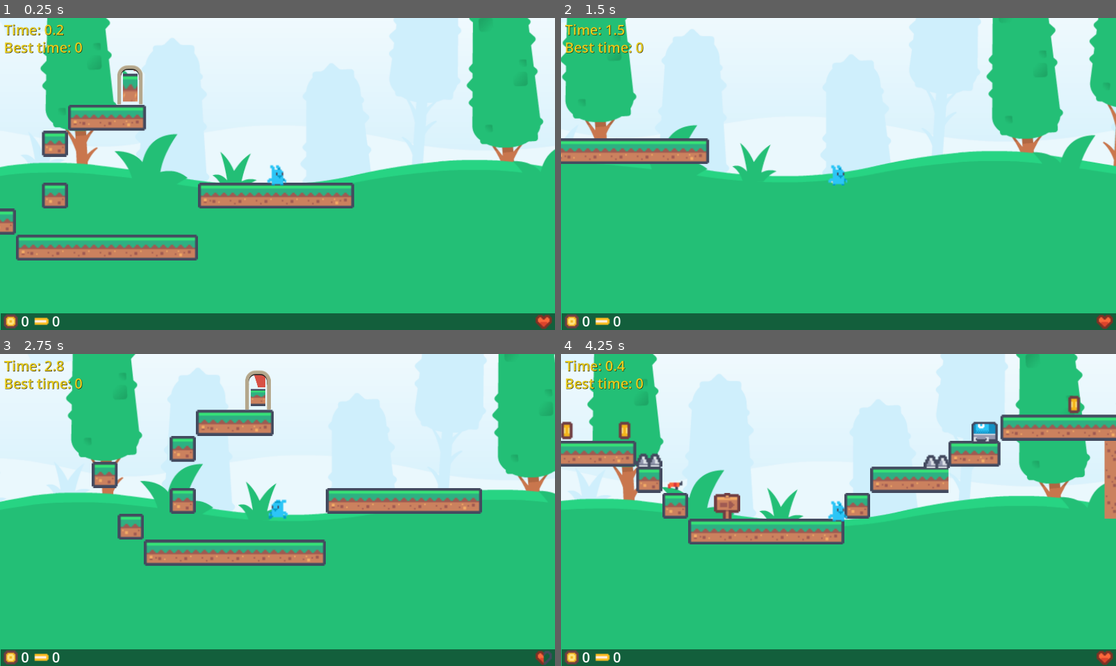
Above: before the commit, frames 1-4 (two rows, left to right).
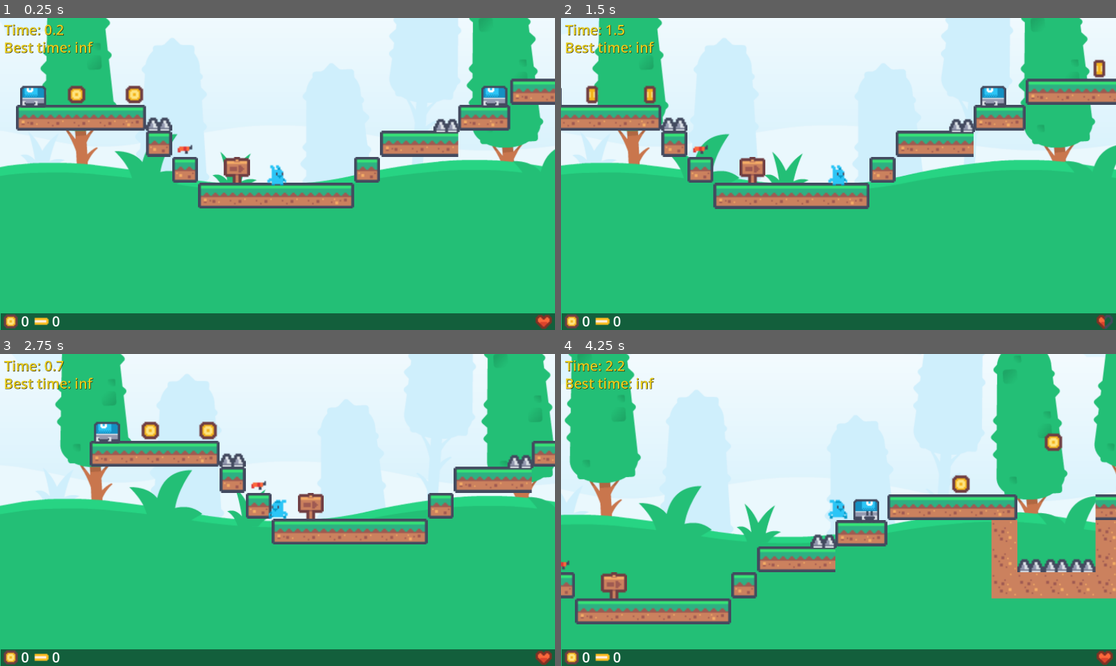
Above: after the commit, the same moments.

Repository: T-oo-T/game-development-final-project
Game: Godot game, scene res://Scenes/main.tscn
Two runs of this game, one before a commit and one after it. Both use one fixed random seed, a clock stepped at 60 frames per second and the inputs below. The engine's default icon, where the game draws it, is replaced by a stand-in: a white triangle on a blue panel in a dark square.
Inputs:
- Up to frame 1 (0.25 s): no input
- Up to frame 2 (1.5 s): hold Right (right) from 0.53 s (still down); tap Space (shoot) at 0.6, 1.35 s; tap Up (jump) at 0.77 s
- Up to frame 3 (2.75 s): tap Up (jump) at 1.52 s; release Right (right) at 2.03 s; hold Left (left) from 2.03 s (still down); tap Space (shoot) at 2.1 s
- Up to frame 4 (4.25 s): release Left (left) at 2.78 s; hold Right (right) from 2.78 s (still down); tap Space (shoot) at 2.85, 3.6 s; tap Up (jump) at 3.02, 3.77 s

The runs differ from the first frame. In frame 1, 9.4% of the frame differs, in the area x 0-100%, y 7-78%; in frame 2, 25%; in frame 3, 20%; in frame 4, 33%, in the area x 0-100%, y 0-87%.

Commit message:
record best times

Diff:
--- a/Scenes/main.tscn
+++ b/Scenes/main.tscn
@@ -20,3 +20,5 @@
 scale = Vector2(0.5, 0.5)
 texture = ExtResource("3_8gbba")
 centered = false
+
+[connection signal="restart_game" from="UI" to="." method="_on_ui_restart_game"]
--- a/Scenes/ui.tscn
+++ b/Scenes/ui.tscn
@@ -94,9 +94,9 @@
 
 [node name="Victory" type="ColorRect" parent="."]
 visible = false
-offset_left = 557.0
+offset_left = 294.0
 offset_top = 77.0
-offset_right = 1346.0
+offset_right = 1716.0
 offset_bottom = 902.0
 color = Color(0.0627451, 1, 1, 1)
 
@@ -139,3 +139,14 @@
 theme_override_colors/font_color = Color(0, 0, 0, 1)
 theme_override_font_sizes/font_size = 70
 text = "Map 3:"
+
+[node name="Restart" type="Button" parent="Victory"]
+layout_mode = 0
+offset_left = 76.0
+offset_top = 526.0
+offset_right = 593.0
+offset_bottom = 662.0
+theme_override_font_sizes/font_size = 70
+text = "Play again"
+
+[connection signal="pressed" from="Victory/Restart" to="." method="_on_restart_pressed"]
--- a/Scenes/victory.tscn
+++ /dev/null
@@ -1,43 +0,0 @@
-[gd_scene load_steps=2 format=3 uid="uid://d3tqdth7qggto"]
-
-[sub_resource type="GDScript" id="GDScript_3yok3"]
-script/source = "extends Control
-
-
-# Called when the node enters the scene tree for the first time.
-func _ready() -> void:
-	print(\"display stats\",str(Stats.get_stats()))
-	pass # Replace with function body.
-
-
-# Called every frame. 'delta' is the elapsed time since the previous frame.
-func _process(delta: float) -> void:
-	pass
-"
-
-[node name="Victory" type="Control"]
-layout_mode = 3
-anchors_preset = 15
-anchor_right = 1.0
-anchor_bottom = 1.0
-grow_horizontal = 2
-grow_vertical = 2
-script = SubResource("GDScript_3yok3")
-
-[node name="ColorRect" type="ColorRect" parent="."]
-layout_mode = 0
-offset_left = 557.0
-offset_top = 77.0
-offset_right = 1346.0
-offset_bottom = 902.0
-color = Color(0.0627451, 1, 1, 1)
-
-[node name="Label" type="Label" parent="ColorRect"]
-layout_mode = 0
-offset_left = 72.0
-offset_top = 30.0
-offset_right = 694.0
-offset_bottom = 126.0
-theme_override_colors/font_color = Color(0, 0, 0, 1)
-theme_override_font_sizes/font_size = 70
-text = "You win the game!"
--- a/Scripts/main.gd
+++ b/Scripts/main.gd
@@ -6,21 +6,33 @@
 	preload("res://Scenes/map3.tscn"),
 ]
 
-const VICTORY_SCENE = preload("res://Scenes/victory.tscn")
-
 var current_level_index: int
 var current_level
 var start_time: float
 var game_timer: Timer
 var elapsed_time: float
+var stats
+var best_times
+var current_times
+const FILE_PATH = "user://stats.txt"
 
 # Called when the node enters the scene tree for the first time.
 func _ready() -> void:
 	current_level = null
-	current_level_index = 2
+	current_level_index = 0
 	elapsed_time = 0
+	#print(OS.get_data_dir())
+
+	if not FileAccess.file_exists(FILE_PATH):
+		print("stats file does not exists, init as empty stats")
+		var file = FileAccess.open(FILE_PATH, FileAccess.WRITE)
+		file.store_var([INF, INF, INF])
+
+	best_times = FileAccess.open(FILE_PATH, FileAccess.READ).get_var()
+	current_times = [INF, INF, INF]
 	_load_level(current_level_index)
-	#Sound.play("main_music")
+	Sound.play("main_music")
+
 
 func _load_level(level_idx: int) -> void:
 	# remove old level if it exists
@@ -33,7 +45,7 @@
 	current_level.update_score.connect(_update_score)
 	current_level.update_lives.connect(_update_lives)
 	current_level.update_bullet_count.connect(_update_bullet_count)
-	current_level.game_over.connect(_game_over)
+	current_level.game_over.connect(_restart_game)
 	add_child(current_level)
 
 	# start timer
@@ -45,13 +57,15 @@
 	game_timer.start()
 	add_child(game_timer)
 
+	$UI.set_best_time(best_times[level_idx])
+
 
 func _update_elapsed_time() -> void:
 	var current_time = Time.get_unix_time_from_system()
 	elapsed_time = current_time - start_time
 	$UI.set_elapsed_time(elapsed_time)
 
-func _game_over() -> void:
+func _restart_game() -> void:
 	current_level_index = 0
 	_load_level(0)
 
@@ -65,13 +79,25 @@
 	$UI.set_lives(lives)
 
 func _on_player_reached_portal() -> void:
-	Stats.set_time(current_level_index, elapsed_time)
+	current_times[current_level_index] = elapsed_time
 
 	if current_level_index == MAPS.size() - 1:
 		current_level.queue_free()
-		game_timer.stop()
-		$UI.show_stats()
+		remove_child(game_timer)
+
+		for i in range(current_times.size()):
+			if current_times[i] < best_times[i]:
+				best_times[i] = current_times[i]
+
+		var file = FileAccess.open(FILE_PATH, FileAccess.WRITE)
+		file.store_var(best_times)
+		$UI.show_stats(current_times, best_times)
 	else:
 		# use call_deferred to get rid of warning
 		current_level_index += 1
 		call_deferred("_load_level", current_level_index)
+
+
+func _on_ui_restart_game() -> void:
+	$UI.hide_stats()
+	_restart_game()
--- a/Scripts/stats.gd
+++ /dev/null
@@ -1,12 +0,0 @@
-extends Node
-
-var stats = []
-
-func _ready() -> void:
-	stats = [-1.0, -1.0, -1.0]
-
-func set_time(map_index: int, time: float) -> void:
-	stats[map_index] = time
-
-func get_stats() -> Array:
-	return stats
--- a/Scripts/ui.gd
+++ b/Scripts/ui.gd
@@ -1,11 +1,8 @@
 class_name UI extends CanvasLayer
 
+signal restart_game
+
 # TODO: make UI and background scale when maximizing game
-# TODO: Gamer can see how fast she passes the level
-# TODO: There are various maps with _increasing_ difficulty
-# TODO: The enemies have “some intelligence” (state machine is enough)
-# TODO: All the settings and game records (high score / TOP10, passed levels, etc) are stored in a save file(s)
-# TODO: Shader effects are used to improve the visual style and immersion
 # TODO: Music adapts to game situations (e.g. the health level is lower, music is more intensive)
 func set_score(score: int) -> void:
 	$Score/Label.text = str(score)
@@ -24,10 +21,27 @@
 func set_elapsed_time(elapsed_time: float) -> void:
 	$Time.text = "Time: %3.1f" %elapsed_time
 
-func show_stats() -> void:
-	var stats = Stats.get_stats()
+func set_best_time(elapsed_time: float) -> void:
+	$"Best time".text = "Best time: %3.1f" %elapsed_time
 
-	$Victory/Map_1_time.text = "Map 1: %3.1f" %stats[0]
-	$Victory/Map_2_time.text = "Map 2: %3.1f" %stats[1]
-	$Victory/Map_3_time.text = "Map 3: %3.1f" %stats[2]
+func is_approx(a: float, b: float) -> bool:
+	return abs(a - b) < 0.0001
+
+func show_stats(current_times, best_times) -> void:
+	$Victory/Map_1_time.text = "Map 1: %3.1f" %current_times[0]
+	if is_approx(current_times[0], best_times[0]):
+		$Victory/Map_1_time.text += " (new record!)"
+	$Victory/Map_2_time.text = "Map 2: %3.1f" %current_times[1]
+	if is_approx(current_times[1], best_times[1]):
+		$Victory/Map_2_time.text += " (new record!)"
+	$Victory/Map_3_time.text = "Map 3: %3.1f" %current_times[2]
+	if is_approx(current_times[2], best_times[2]):
+		$Victory/Map_3_time.text += " (new record!)"
+
 	$Victory.visible = true
+
+func hide_stats() -> void:
+	$Victory.visible = false
+
+func _on_restart_pressed() -> void:
+	restart_game.emit()
--- a/project.godot
+++ b/project.godot
@@ -18,7 +18,6 @@
 [autoload]
 
 Sound="*res://Scenes/sound.tscn"
-Stats="*res://Scripts/stats.gd"
 
 [display]
 
Not shown, removed: Scripts/stats.gd.uid
